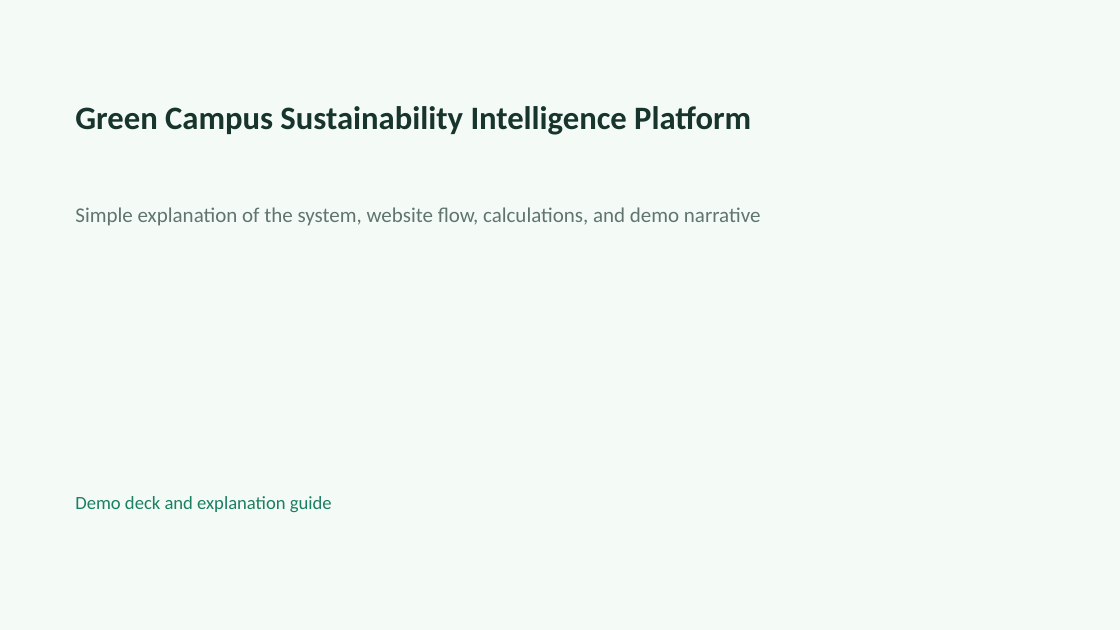
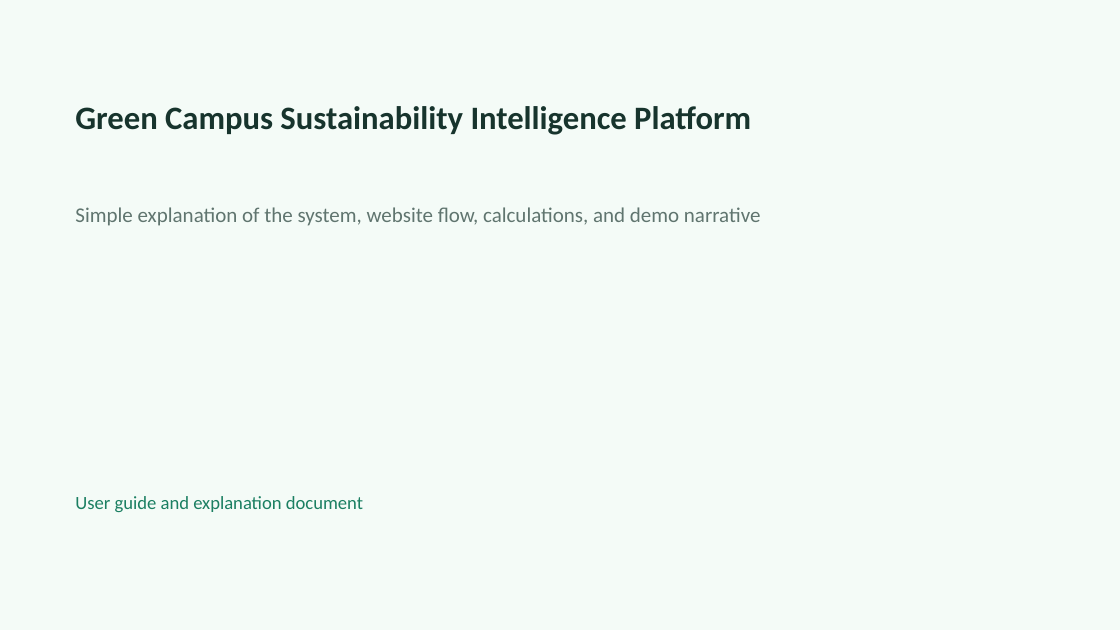
Before and after one commit to pankaj2816/green_campus, a slide deck: slide 1 of demo_assets/Green_Campus_Demo_Deck.pptx. Drawn at 1120x630 pixels with LibreOffice and Linux fonts; fonts in the diff are those of the drawing. Boxes give left, top, right and bottom in pixels: in the first picture for what was removed or moved away, otherwise in the second. Text is boxed around its words. In the diff, an @@ line names an element or a change of style, - is before the commit and + after.

```diff
--- a/demo_assets/Green_Campus_Demo_Deck.pptx
+++ b/demo_assets/Green_Campus_Demo_Deck.pptx
@@ text at bbox=[75, 496, 363, 512]: text changed @@
-Demo deck and explanation guide
+User guide and explanation document
```
Also in this commit, not shown: 28 other files.
